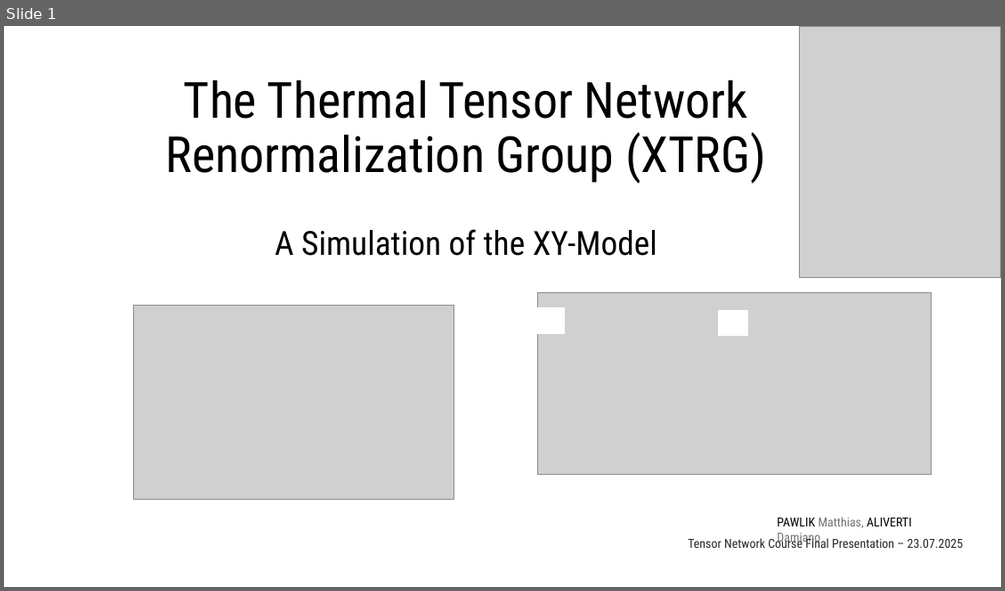
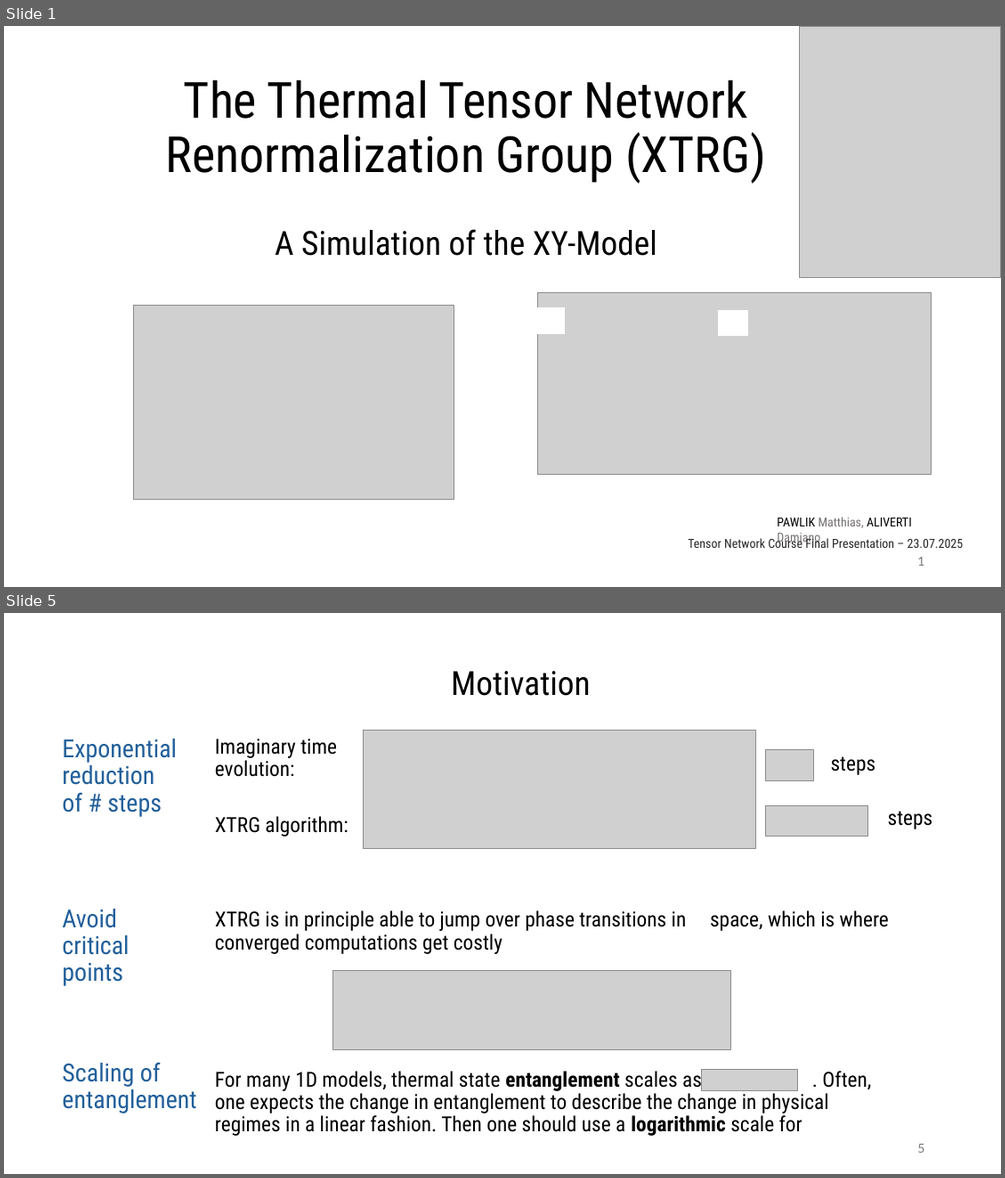
Before and after one commit to MrHighsenberg/XTRG-Algorithm, a slide deck: presentation/Term_Project_XTRG_Presentation.pptx. Shown one above the other, each under a label of ours: slide 1 before the commit, slides 1 and 5 after it; the slides between them are not shown. The pictures are 1005x591 and 1005x1178 pixels, drawn with LibreOffice and Linux fonts; fonts in the diff are those of the drawing; grey boxes stand for pictures; background and template pictures are left out. Boxes give left, top, right and bottom in pixels: in the first picture for what was removed or moved away, otherwise in the second. Text is boxed around its words. In the diff, an @@ line names an element or a change of style, - is before the commit and + after.

```diff
--- a/presentation/Term_Project_XTRG_Presentation.pptx
+++ b/presentation/Term_Project_XTRG_Presentation.pptx
@@ slide 5 added at bbox=[4, 613, 1001, 1174], background #FFFFFF @@
@@ text added at bbox=[451, 671, 590, 696], 32 pt, text #000000 @@
+Motivation
@@ text added at bbox=[62, 738, 177, 817], 24 pt, text #215F9A @@
+Exponential reduction of # steps
@@ text added at bbox=[215, 738, 337, 777], 20 pt, text #000000 @@
+Imaginary time evolution:
@@ picture added at bbox=[364, 730, 755, 849] @@
@@ picture added at bbox=[766, 750, 814, 780] @@
@@ text added at bbox=[831, 756, 876, 775], 20 pt, text #000000 @@
+steps
@@ text added at bbox=[215, 816, 348, 836], 20 pt, text #000000 @@
+XTRG algorithm:
@@ picture added at bbox=[766, 805, 867, 835] @@
@@ text added at bbox=[888, 811, 933, 829], 20 pt, text #000000 @@
+steps
@@ text added at bbox=[62, 908, 129, 986], 24 pt, text #215F9A @@
+Avoid critical points
@@ text added at bbox=[215, 910, 889, 931], 20 pt, text #000000 @@
+XTRG is in principle able to jump over phase transitions in space, which is where converged computations get costly
@@ picture added at bbox=[333, 970, 732, 1049] @@
@@ text added at bbox=[62, 1062, 196, 1113], 24 pt, text #215F9A @@
+Scaling of entanglement
@@ text added at bbox=[215, 1069, 871, 1135], 20 pt, text #000000 @@
+For many 1D models, thermal state entanglement scales as . . Often, one expects the change in entanglement to describe the change in physical regimes in a linear fashion. Then one should use a logarithmic scale for
@@ picture added at bbox=[701, 1070, 797, 1090] @@
@@ page number added at bbox=[917, 1143, 924, 1152], 12 pt, text #797979 @@
+5
@@ slide 1 changed as well @@
@@ page number added at bbox=[917, 556, 924, 565], 12 pt, text #797979 @@
+1
```
Also in this commit, not shown: 3 other slides changed, 11 other slides added, 1 slide removed, 10 other files.
